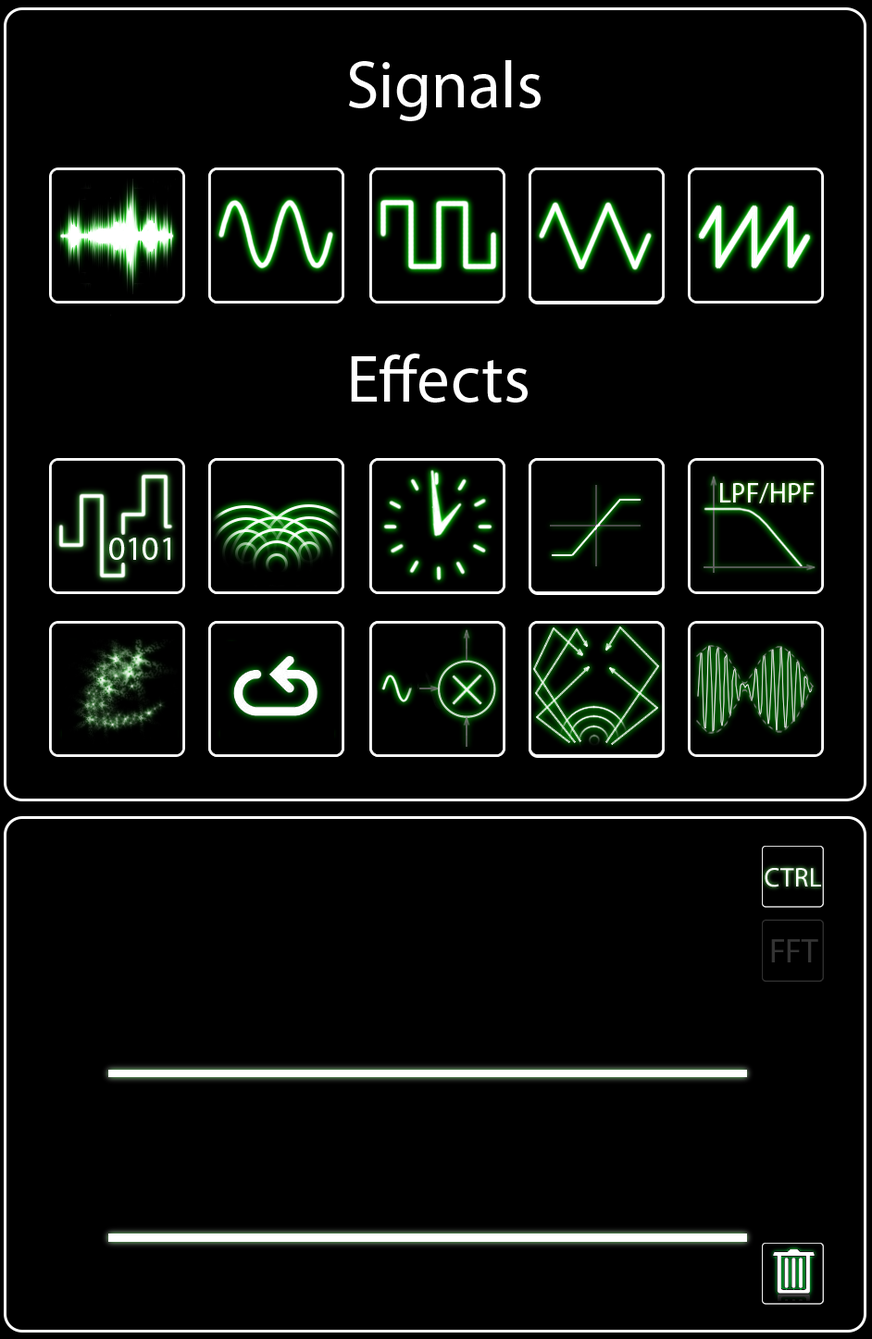
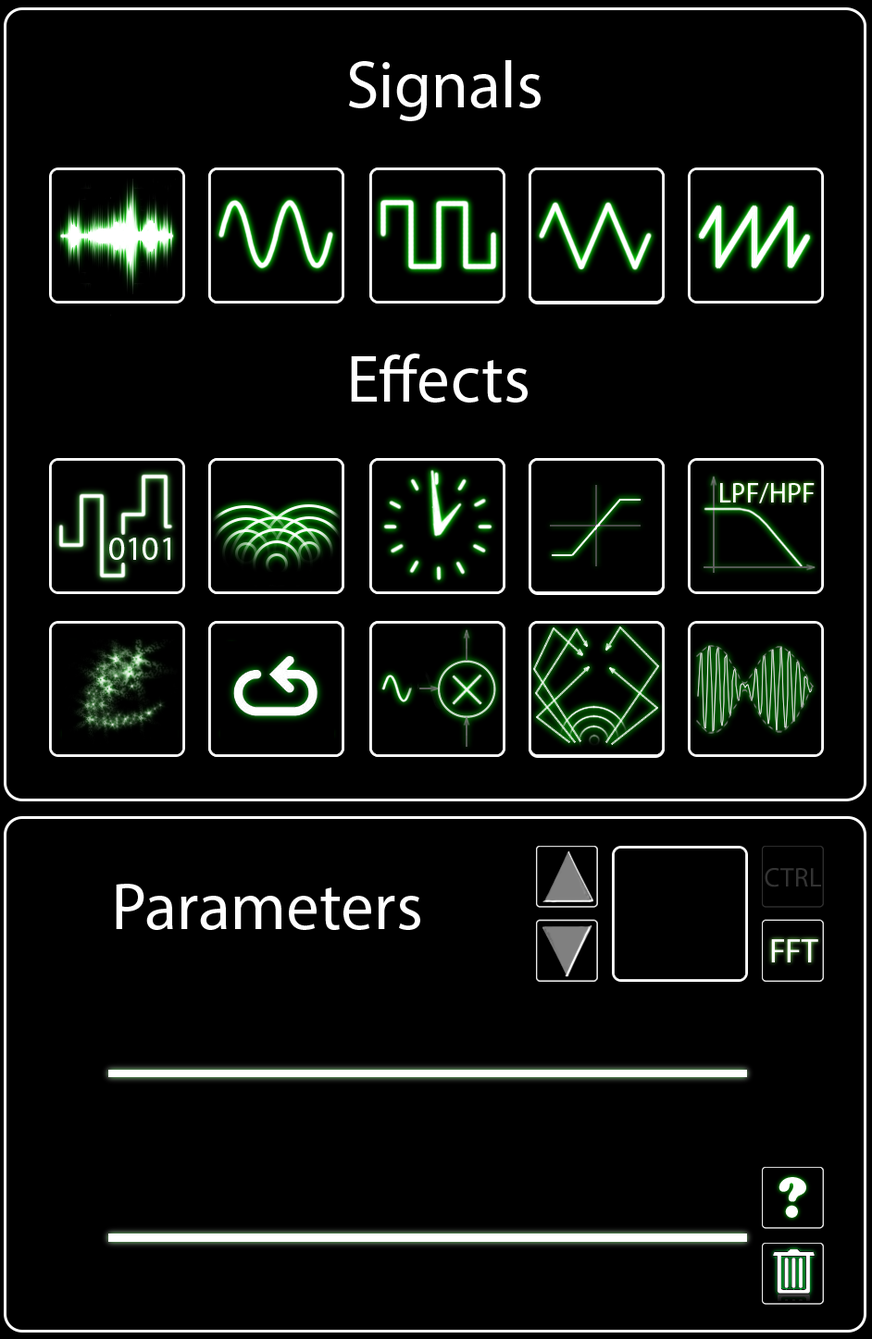
The second 872×1339 image is a revision of the first. Changes to its layers:
hid "Layer 3" over [115, 845, 748, 983]
painted on "Icons" over [761, 1167, 824, 1230]
showed "CTRL pressed" over [759, 845, 824, 983]
hid "FFT pressed" over [759, 845, 825, 983]
painted on "Glow" over [774, 1172, 811, 1223]
